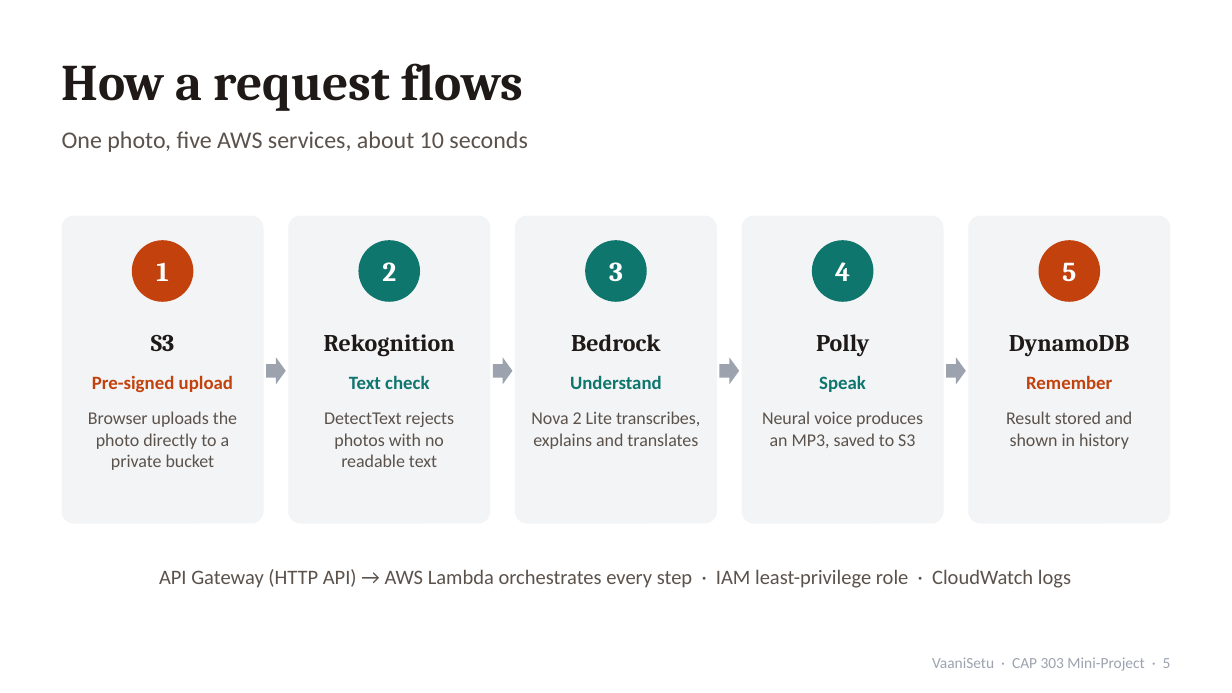
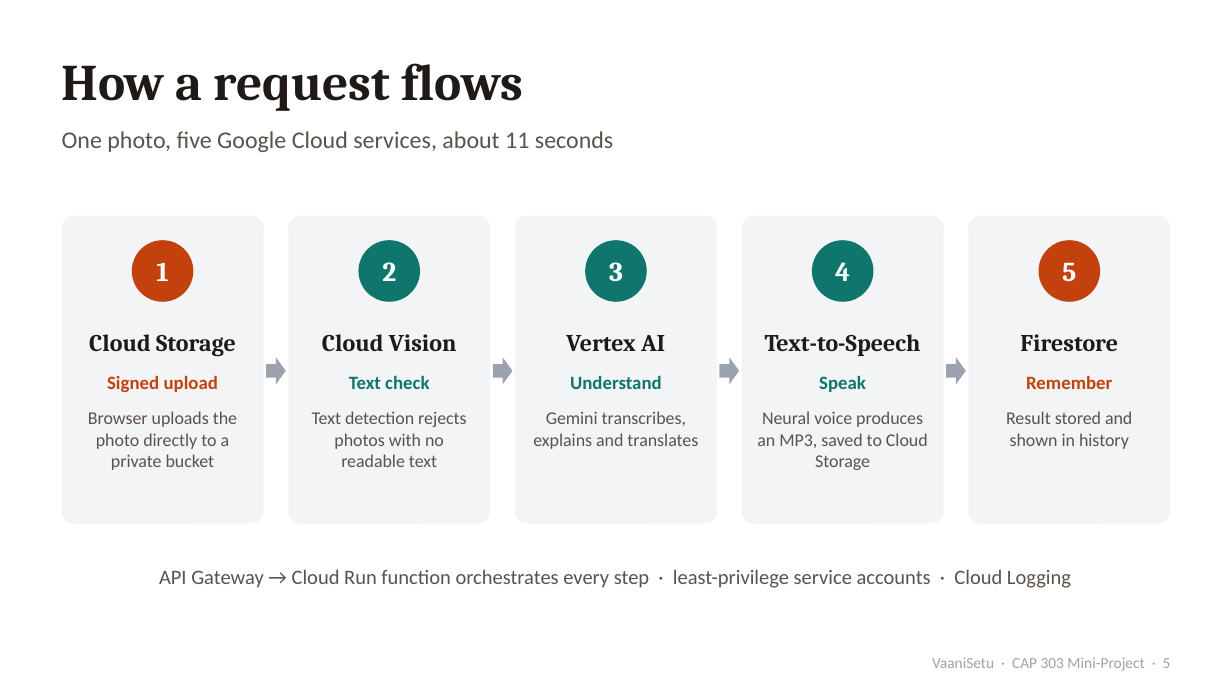
Before and after one commit to 17mohak/vaanisetu, a slide deck: slide 5 of deliverables/VaaniSetu_Presentation.pptx. Drawn at 1232x693 pixels with LibreOffice and Linux fonts; fonts in the diff are those of the drawing. Boxes give left, top, right and bottom in pixels: in the first picture for what was removed or moved away, otherwise in the second. Text is boxed around its words. In the diff, an @@ line names an element or a change of style, - is before the commit and + after.

```diff
--- a/deliverables/VaaniSetu_Presentation.pptx
+++ b/deliverables/VaaniSetu_Presentation.pptx
@@ text at [62,131,613,152]: text changed @@
-One photo, five AWS services, about 10 seconds
+One photo, five Google Cloud services, about 11 seconds
@@ text at [89,334,236,356]: text changed @@
-S3
+Cloud Storage
@@ text at [322,334,457,352]: text changed @@
-Rekognition
+Cloud Vision
@@ text at [566,335,665,351]: text changed @@
-Bedrock
+Vertex AI
@@ text at [765,334,921,356]: text changed @@
-Polly
+Text-to-Speech
@@ text at [1020,334,1118,351]: text changed @@
-DynamoDB
+Firestore
@@ text at [107,375,218,392]: text changed @@
-Pre-signed upload
+Signed upload
@@ text at [312,411,467,467]: text changed @@
-DetectText rejects photos with no readable text
+Text detection rejects photos with no readable text
@@ text at [533,411,698,449]: text changed @@
-Nova 2 Lite transcribes, explains and translates
+Gemini transcribes, explains and translates
@@ text at [757,411,928,470]: text changed @@
-Neural voice produces an MP3, saved to S3
+Neural voice produces an MP3, saved to Cloud Storage
@@ text at [159,569,1071,588]: text changed @@
-API Gateway (HTTP API) → AWS Lambda orchestrates every step · IAM least-privilege role · CloudWatch logs
+API Gateway → Cloud Run function orchestrates every step · least-privilege service accounts · Cloud Logging
```
Also in this commit, not shown: 10 other slides changed, 1 other file.
